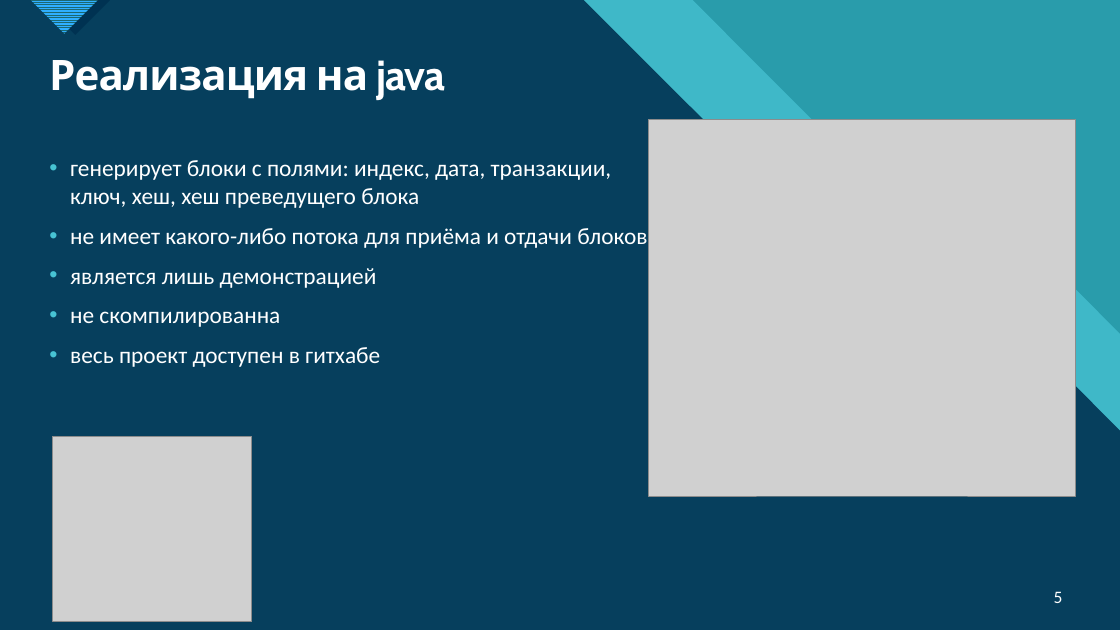
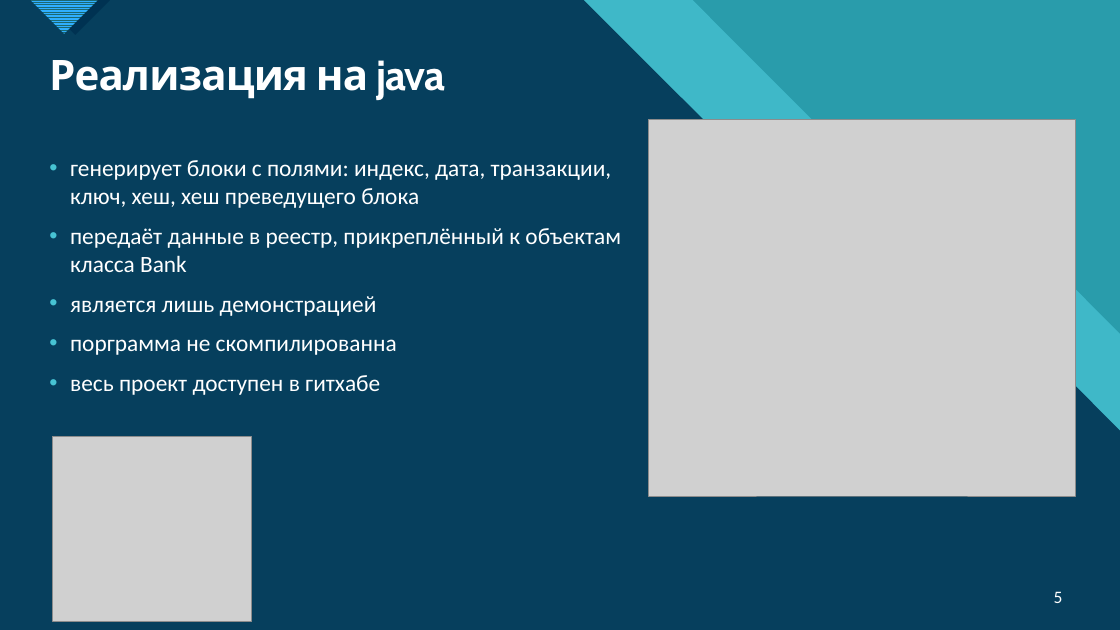
Before and after one commit to motorollainlinux/MyProject, a slide deck: slide 5 of переферия/project.pptx. Drawn at 1120x630 pixels with LibreOffice and Linux fonts; fonts in the diff are those of the drawing; grey boxes stand for pictures. Boxes give left, top, right and bottom in pixels: in the first picture for what was removed or moved away, otherwise in the second. Text is boxed around its words. In the diff, an @@ line names an element or a change of style, - is before the commit and + after.

```diff
--- a/переферия/project.pptx
+++ b/переферия/project.pptx
@@ freeform shape at <box>0,0,1120,630</box>: outline redrawn @@
@@ freeform shape at <box>0,0,1120,630</box>: outline redrawn @@
@@ text at <box>70,228,621,272</box>: text changed @@
-• не имеет какого-либо потока для приёма и отдачи блоков
+• передаёт данные в реестр, прикреплённый к объектам класса Bank
@@ text at <box>70,339,397,355</box>: text changed @@
-• не скомпилированна
+• порграмма не скомпилированна
```
Also in this commit, not shown: 6 other slides changed, 1 other file.
